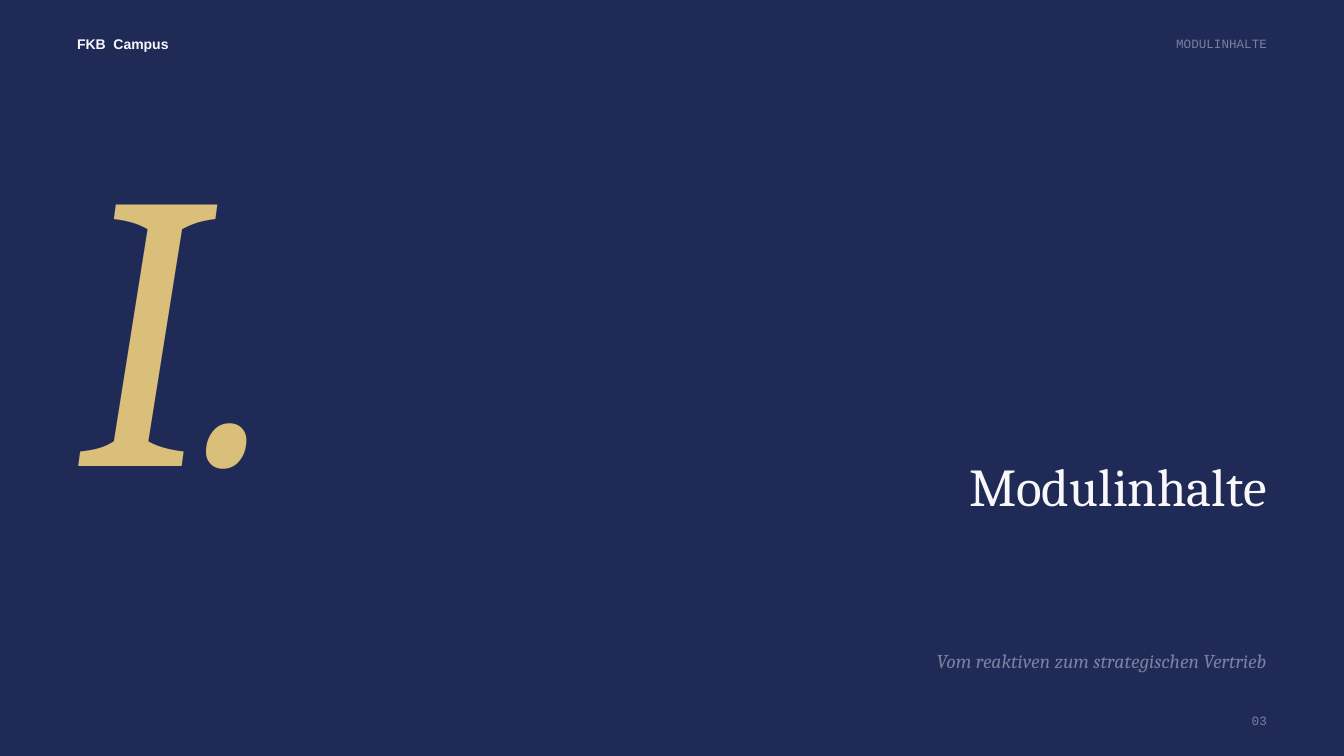
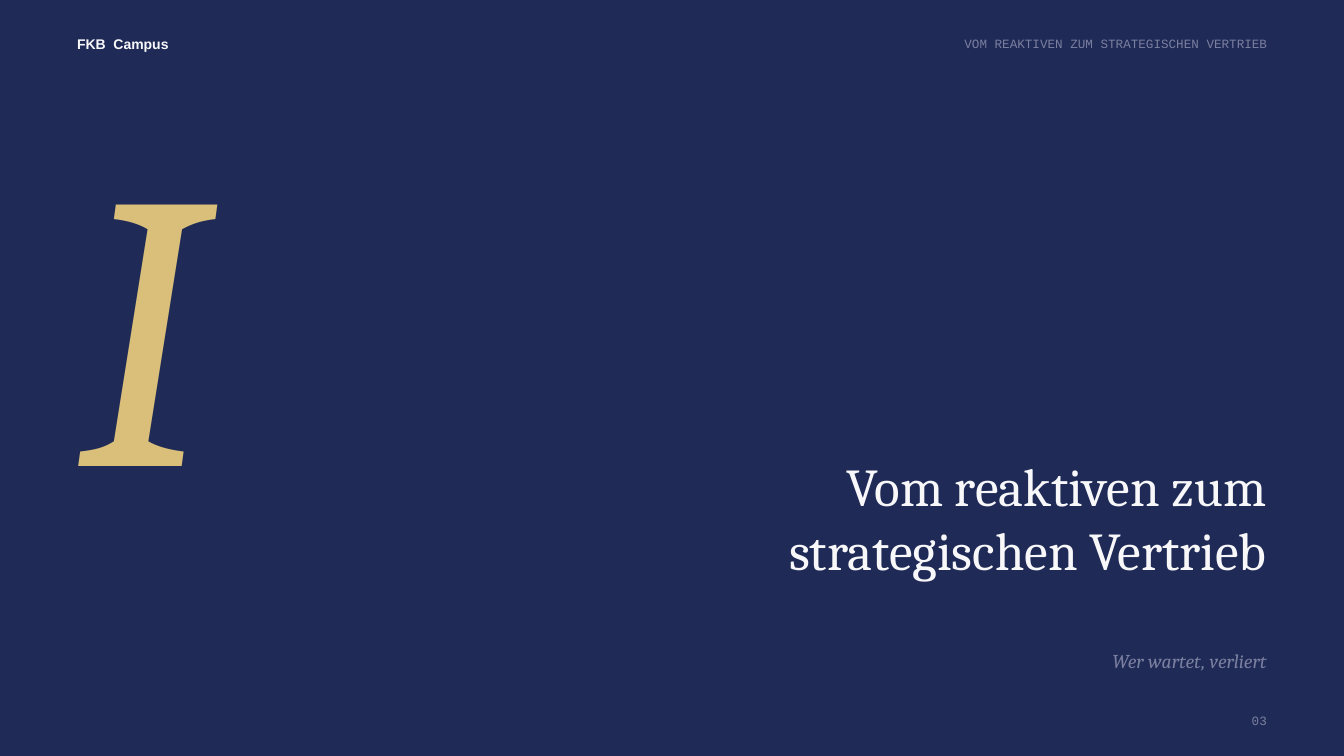
Before and after one commit to ck5rqc47pr-byte/firmenkundenakademie-online, a slide deck: slide 3 of public/downloads/praesentation/M15.pptx. Drawn at 1344x756 pixels with LibreOffice and Linux fonts; fonts in the diff are those of the drawing. Boxes give left, top, right and bottom in pixels: in the first picture for what was removed or moved away, otherwise in the second. Text is boxed around its words. In the diff, an @@ line names an element or a change of style, - is before the commit and + after.

```diff
--- a/public/downloads/praesentation/M15.pptx
+++ b/public/downloads/praesentation/M15.pptx
@@ text at (964, 40, 1268, 48): text changed @@
-MODULINHALTE
+VOM REAKTIVEN ZUM STRATEGISCHEN VERTRIEB
@@ text at (77, 204, 206, 466): text changed @@
-I.
+I
@@ text at (789, 469, 1266, 581): text changed @@
-Modulinhalte
+Vom reaktiven zum strategischen Vertrieb
@@ text at (1112, 654, 1267, 670): text changed @@
-Vom reaktiven zum strategischen Vertrieb
+Wer wartet, verliert
```
Also in this commit, not shown: 3 other slides changed, 5 slides added, 25 slides removed, 42 other files.
